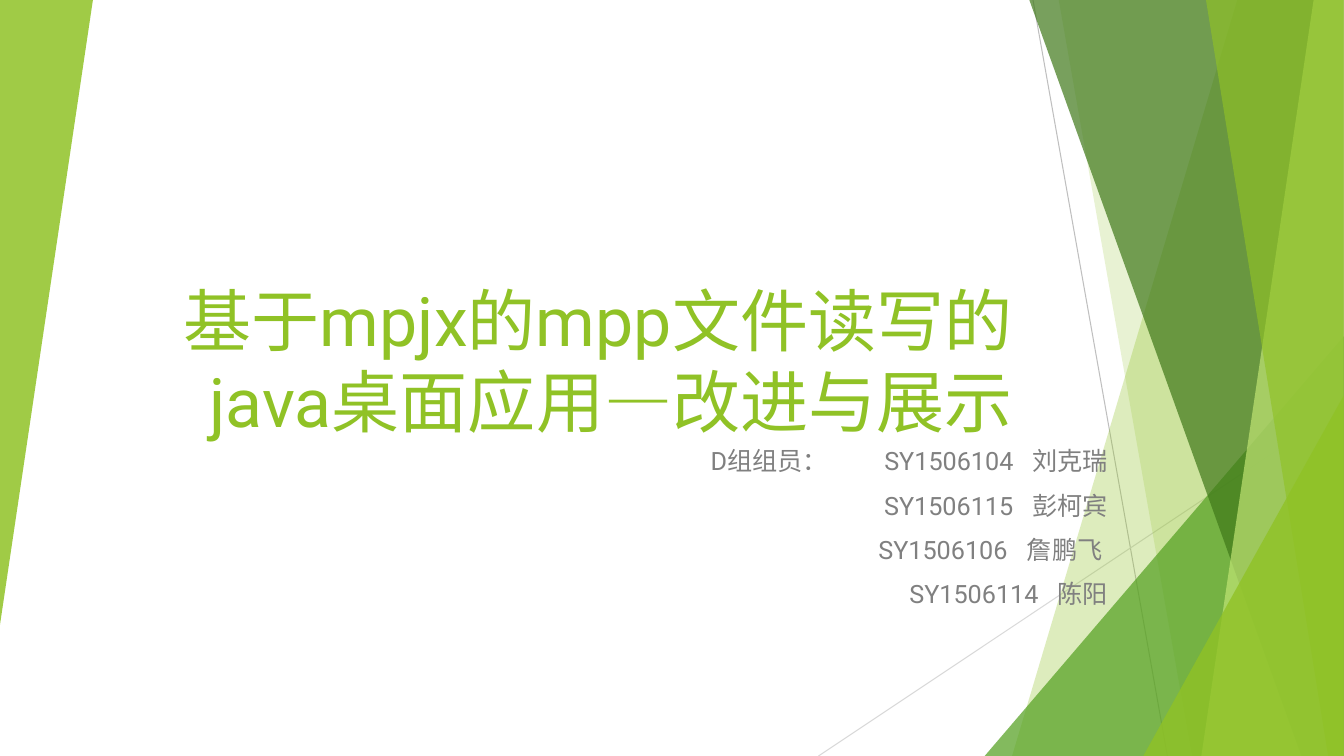
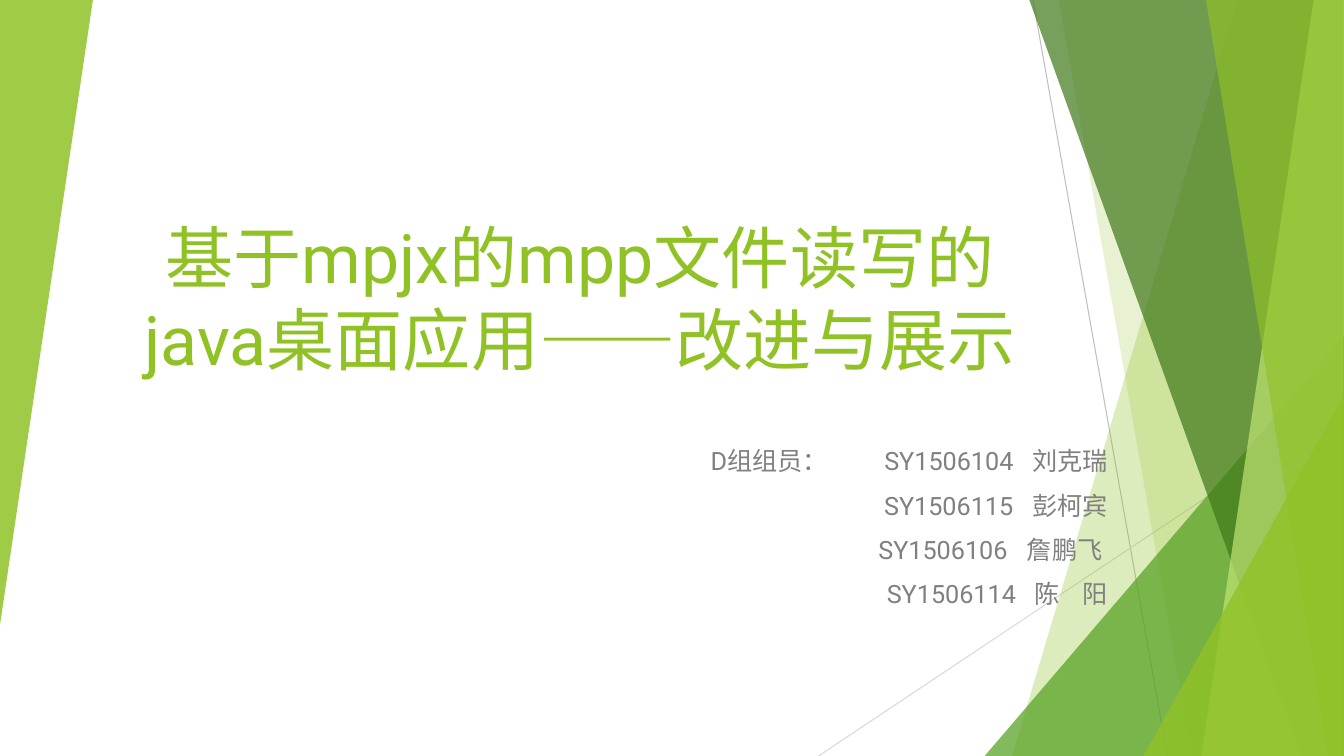
Before and after one commit to bhsei/16TeamD, a slide deck: slide 1 of 项目展示PPT/展示与改进.pptx. Drawn at 1344x756 pixels with LibreOffice and Linux fonts; fonts in the diff are those of the drawing. Boxes give left, top, right and bottom in pixels: in the first picture for what was removed or moved away, otherwise in the second. Text is boxed around its words. In the diff, an @@ line names an element or a change of style, - is before the commit and + after.

Commit message:
项目展示PPT的排版改进
2016-05-06 修改展示PPT排版

```diff
--- a/项目展示PPT/展示与改进.pptx
+++ b/项目展示PPT/展示与改进.pptx
@@ background #CCE8CF to #FFFFFF @@
@@ line (1033, 0) - (1168, 756): stroke #81C688 0.75 pt to #BFBFBF 0.75 pt @@
@@ title at (145,225,1016,380): text changed @@
-基于mpjx的mpp文件读写的java桌面应用—改进与展示
+基于mpjx的mpp文件读写的java桌面应用——改进与展示
@@ line (1344, 406) - (819, 756): stroke #9FD4A5 0.75 pt to #D9D9D9 0.75 pt @@
@@ subtitle at (887,582,1108,609): text changed; text colour #989898 to #808080 @@
-SY1506114 陈阳
+SY1506114 陈 阳
```
Also in this commit, not shown: 7 other slides changed, 1 slide added.
